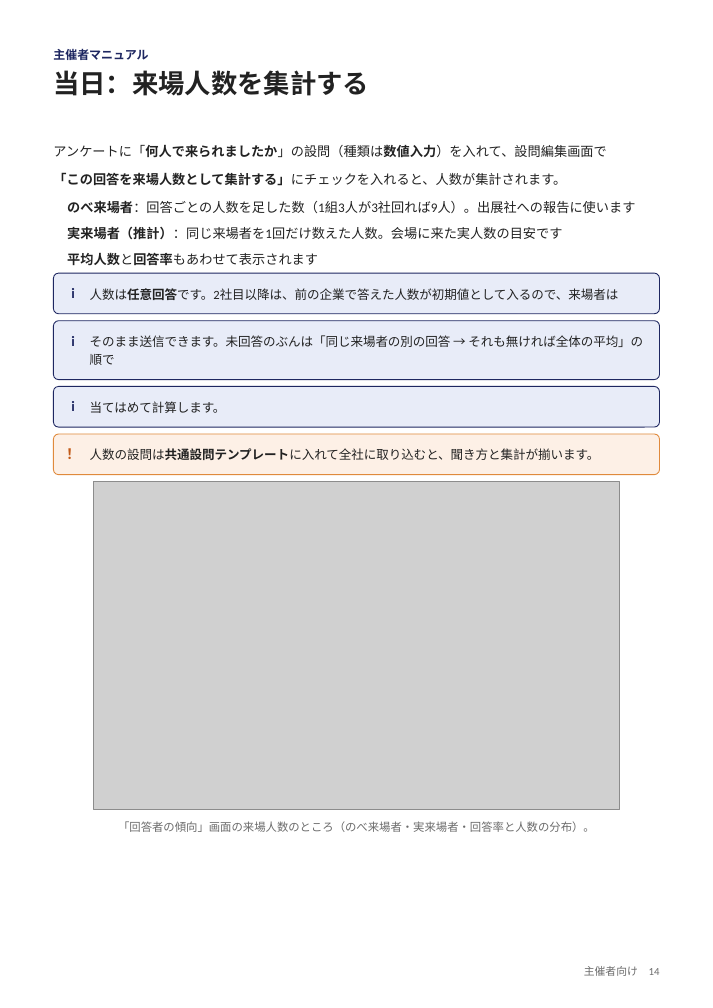
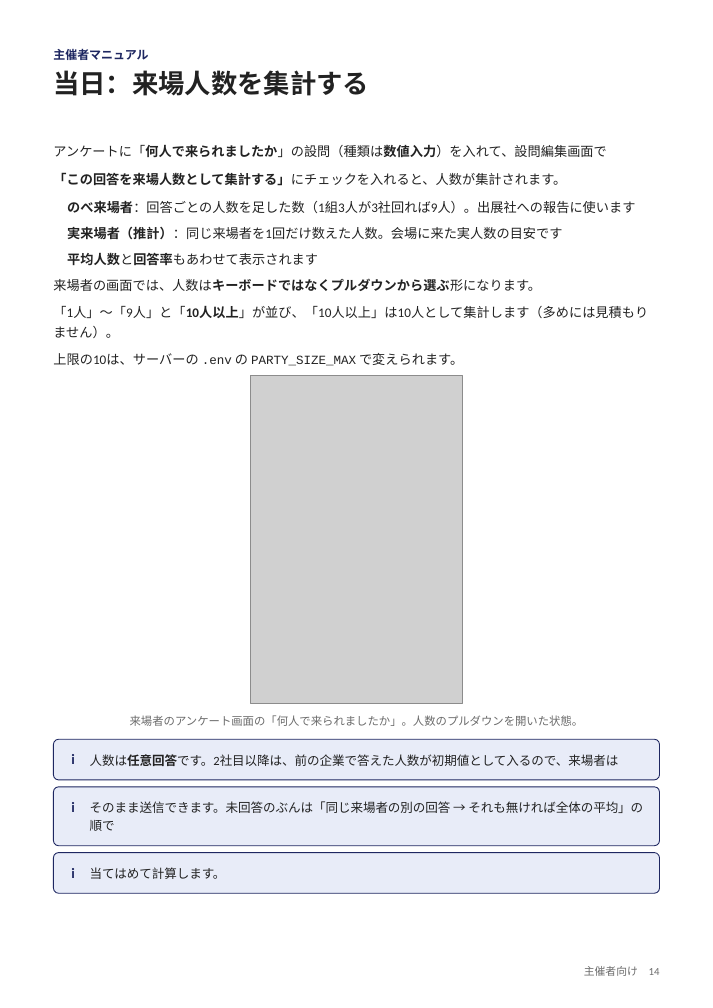
Before and after one commit to nisplus/enque, a slide deck: slide 14 of docs/manual-organizer.pptx. Drawn at 713x1008 pixels with LibreOffice and Linux fonts; fonts in the diff are those of the drawing; grey boxes stand for pictures. Boxes give left, top, right and bottom in pixels: in the first picture for what was removed or moved away, otherwise in the second. Text is boxed around its words. In the diff, an @@ line names an element or a change of style, - is before the commit and + after.

```diff
--- a/docs/manual-organizer.pptx
+++ b/docs/manual-organizer.pptx
@@ text added at [53, 279, 541, 291], 11 pt, text #222222 @@
+来場者の画面では、人数はキーボードではなくプルダウンから選ぶ形になります。
@@ text added at [53, 306, 648, 338], 11 pt, text #222222 @@
+「1人」〜「9人」と「10人以上」が並び、「10人以上」は10人として集計します（多めには見積もりません）。
@@ text added at [53, 353, 463, 366], 11 pt, text #222222 @@
+上限の10は、サーバーの .env の PARTY_SIZE_MAX で変えられます。
@@ picture added at [250, 375, 462, 703] @@
@@ rounded rectangle removed at [53, 434, 660, 474] @@
@@ text removed at [62, 442, 84, 465] @@
-！
@@ text removed at [90, 448, 600, 460] @@
-人数の設問は共通設問テンプレートに入れて全社に取り込むと、聞き方と集計が揃います。
@@ picture removed at [94, 481, 619, 809] @@
@@ text added at [130, 715, 584, 726], 9.5 pt, text #6B6B6B @@
+来場者のアンケート画面の「何人で来られましたか」。人数のプルダウンを開いた状態。
@@ text removed at [118, 821, 595, 832] @@
-「回答者の傾向」画面の来場人数のところ（のべ来場者・実来場者・回答率と人数の分布）。
@@ 6 texts, 3 rounded rectangles: place and size @@
-6 texts, 3 rounded rectangles at [53, 273, 660, 427]
+6 texts, 3 rounded rectangles at [53, 739, 660, 893]
```
Also in this commit, not shown: 6 other slides changed, 1 slide added, 16 other files.
